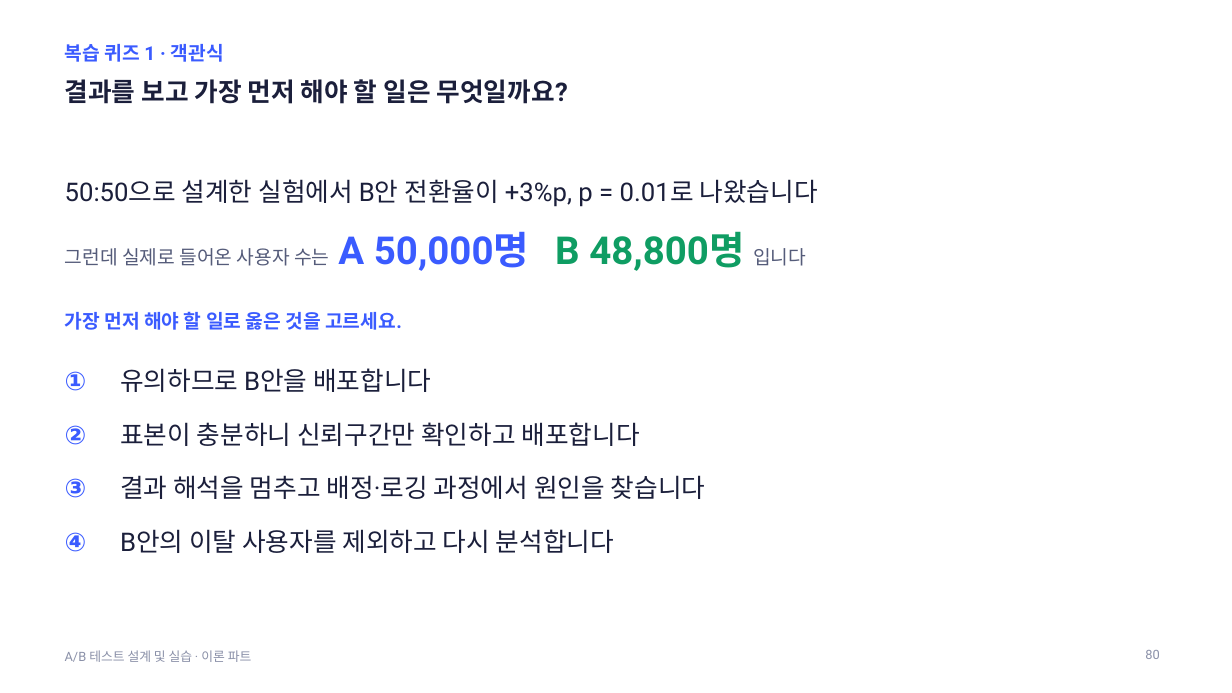
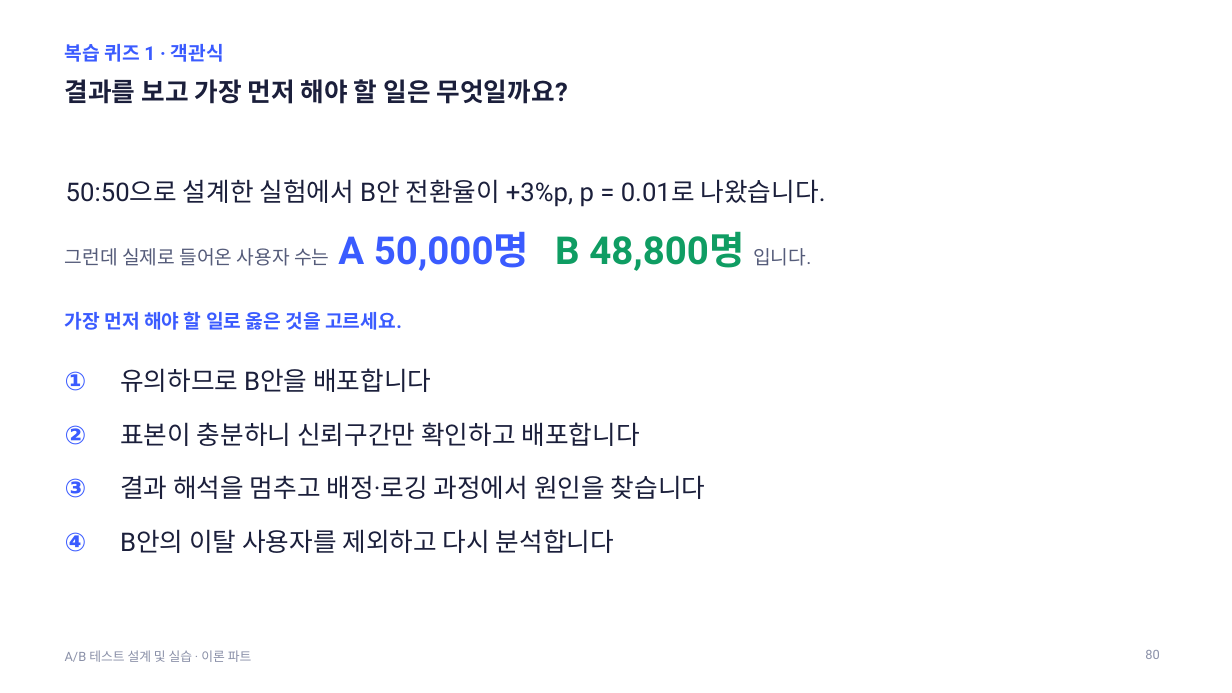
Before and after one commit to kkamret/quickmart-lab-rats, a slide deck: slide 80 of docs/lecture/ab-testing-theory.pptx. Drawn at 1232x693 pixels with LibreOffice and Linux fonts; fonts in the diff are those of the drawing. Boxes give left, top, right and bottom in pixels: in the first picture for what was removed or moved away, otherwise in the second. Text is boxed around its words. In the diff, an @@ line names an element or a change of style, - is before the commit and + after.

```diff
--- a/docs/lecture/ab-testing-theory.pptx
+++ b/docs/lecture/ab-testing-theory.pptx
@@ text at [66, 179, 825, 207]: text changed @@
-50:50으로 설계한 실험에서 B안 전환율이 +3%p, p = 0.01로 나왔습니다
+50:50으로 설계한 실험에서 B안 전환율이 +3%p, p = 0.01로 나왔습니다.
@@ text at [65, 231, 811, 271]: text changed @@
-그런데 실제로 들어온 사용자 수는 A 50,000명 B 48,800명 입니다
+그런데 실제로 들어온 사용자 수는 A 50,000명 B 48,800명 입니다.
```
Also in this commit, not shown: 33 other slides changed.
